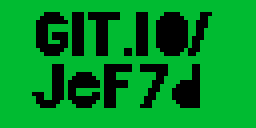
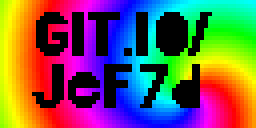
Layers edited between the first and the second w=256, h=128 image:
painted on "Layer" over [68, 64, 208, 108]
painted on "git.io/JEF7D ..." over [68, 64, 204, 108]
painted on "Background" over [0, 0, 256, 128]
